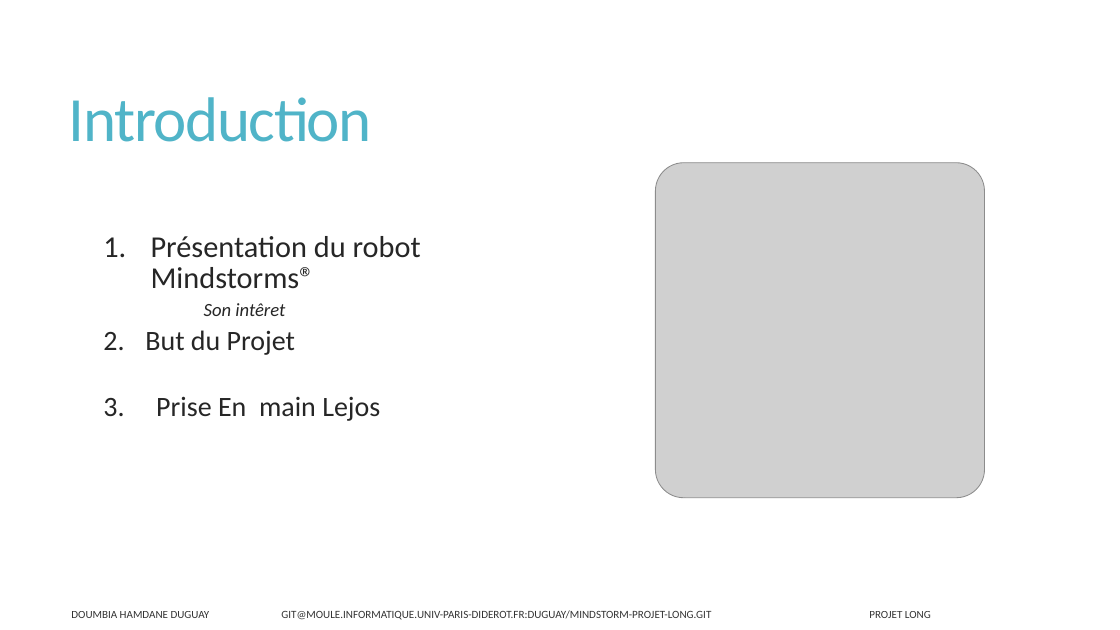
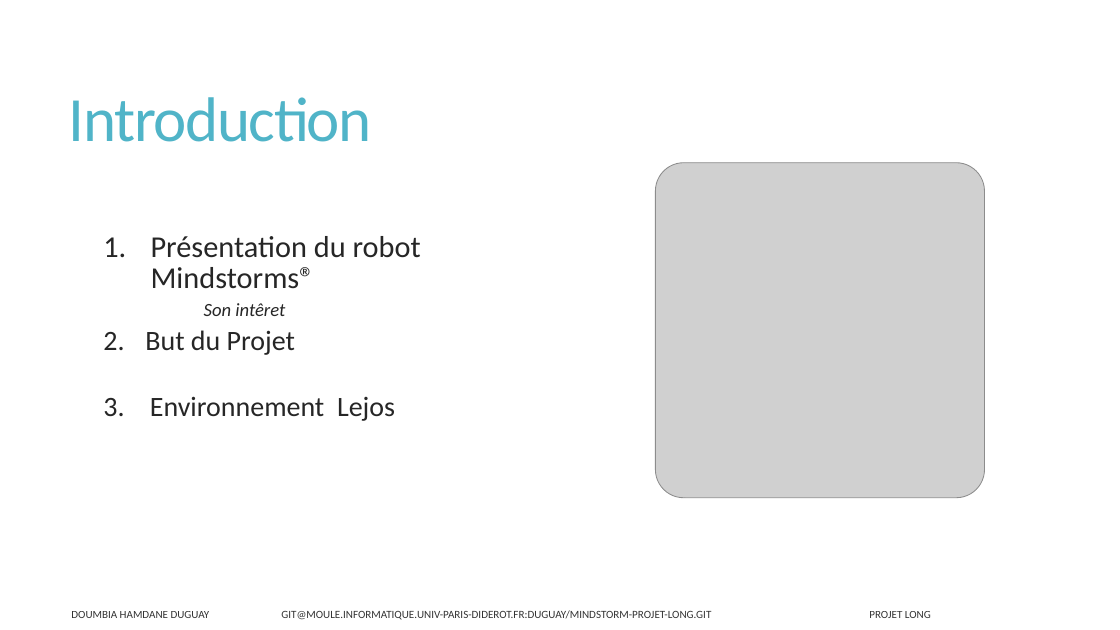
Before and after one commit to DoumbiaAmadou/mindstorm2014, a slide deck: slide 3 of Presentation_nxt.pptx. Drawn at 1120x630 pixels with LibreOffice and Linux fonts; fonts in the diff are those of the drawing; grey boxes stand for pictures. Boxes give left, top, right and bottom in pixels: in the first picture for what was removed or moved away, otherwise in the second. Text is boxed around its words. In the diff, an @@ line names an element or a change of style, - is before the commit and + after.

```diff
--- a/Presentation_nxt.pptx
+++ b/Presentation_nxt.pptx
@@ text at (x1=103, y1=396, x2=395, y2=421): text changed @@
-  3. Prise En main Lejos
+  3. Environnement Lejos
```
Also in this commit, not shown: 4 other slides changed, 1 other file.
